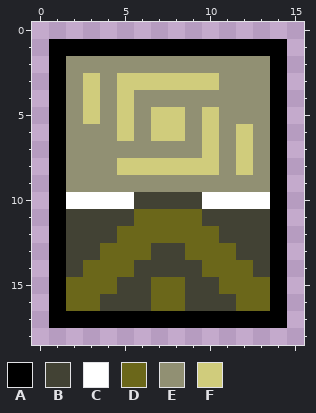
Pixel-art sprite, stored at Assets/Sprites/Lock Block.png. This is how it looked before the edit.
The file is 16x19 pixels.
Palette (. is transparent): A #000000  B #424234  C #ffffff  D #6b671a  E #919073  F #d0cc7c
Pixels before, first column x 1:
 1 AAAAAAAAAAAAAA
 2 AEEEEEEEEEEEEA
 3 AEFEFFFFFFEEEA
 4 AEFEFEEEEEEEEA
 5 AEFEFEFFEFEEEA
 6 AEEEFEFFEFEFEA
 7 AEEEEEEEEFEFEA
 8 AEEEFFFFFFEFEA
 9 AEEEEEEEEEEEEA
10 ACCCCBBBBCCCCA
11 ABBBBDDDDBBBBA
12 ABBBDDDDDDBBBA
13 ABBDDDBBDDDBBA
14 ABDDDBBBBDDDBA
15 ADDDBBDDBBDDDA
16 ADDBBBDDBBBDDA
17 AAAAAAAAAAAAAA
The same view after the edit:
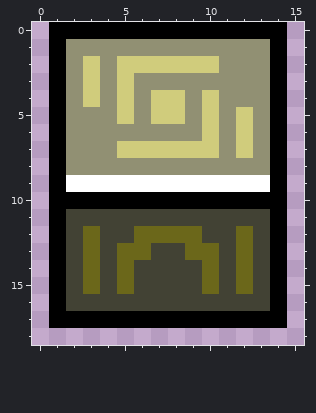
From the commit log: Added Another Level
Edits made:
The author put colour A in row 0 at x 1 to 14.
Colour B becomes colour A in row 10 at x 6 to 9.
Colour C becomes colour A in row 10 at x 2 to 5 and 10 to 13.
Colour D becomes colour B in row 11 at x 6 to 9; in row 12 at x 5 and 10; in rows 13 to 14 at x 4 and 11; in row 15 at x 2, 4, 7 to 8, 11 and 13; in row 16 at x 2 to 3, 7 to 8 and 12 to 13.
Colour E becomes colour C in row 9 at x 2 to 13.
Colour B becomes colour D in rows 12 to 13 at x 3 and 12; in row 15 at x 5 and 10.
Colour A becomes colour E in row 1 at x 2 to 13.
Colour F becomes colour E in row 3 at x 6 to 10; in row 5 at x 3; in row 6 at x 5 and 7 to 8; in row 8 at x 5 to 10 and 12.
Colour E becomes colour F in row 2 at x 3 and 5 to 10; in row 4 at x 7 to 8 and 10; in row 5 at x 12; in row 7 at x 5 to 9.
